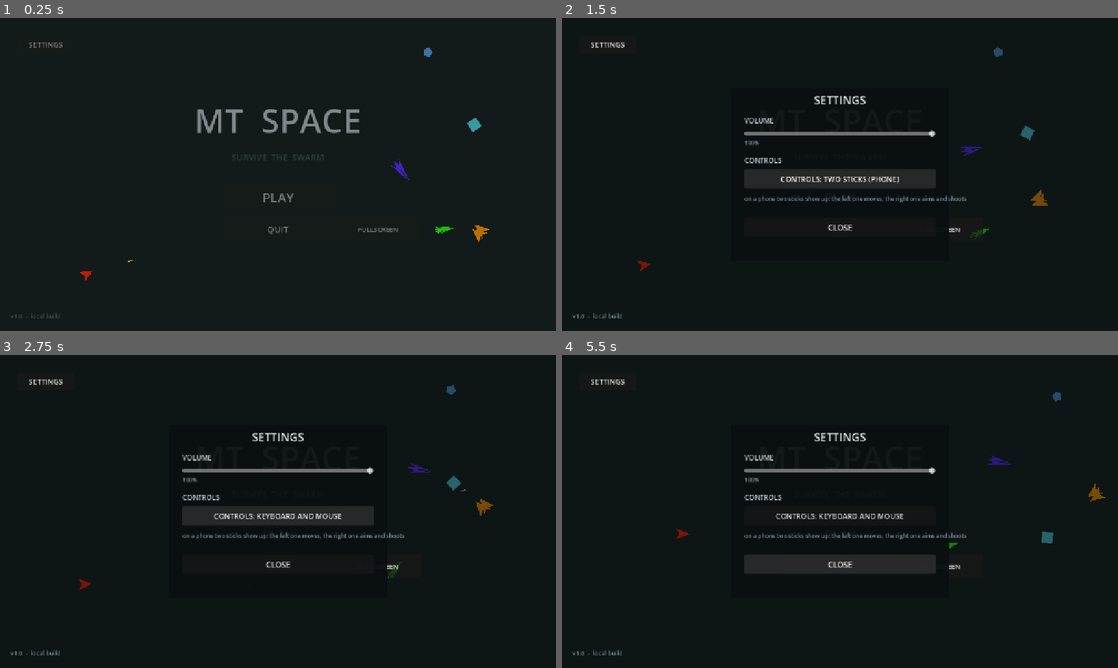
Above: before the commit, frames 1-4 (two rows, left to right).
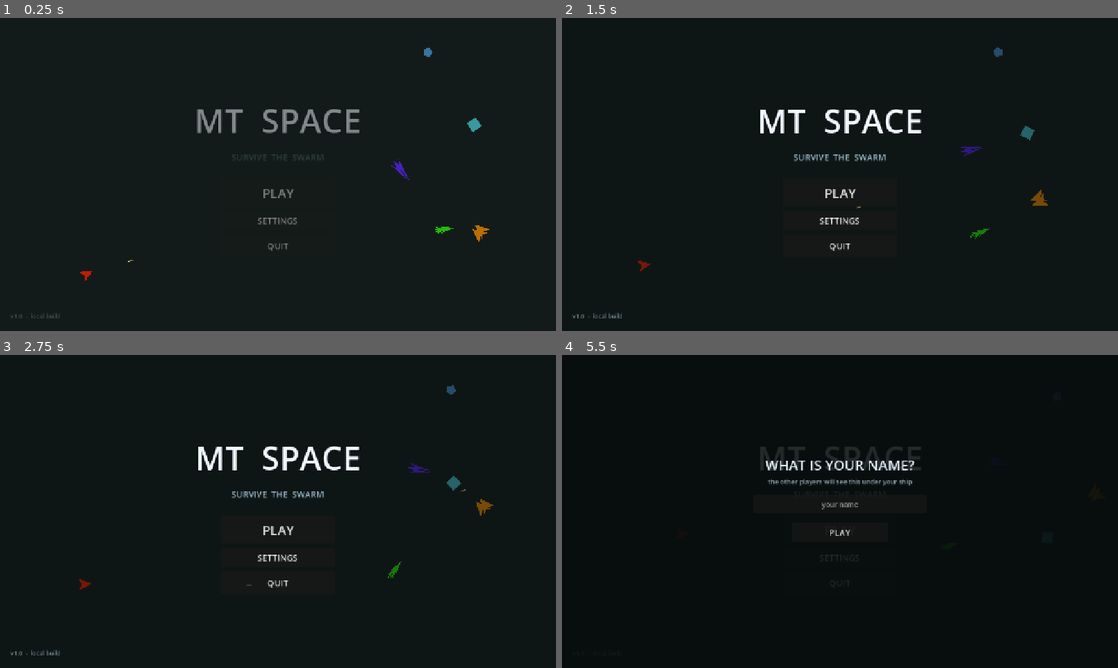
Above: after the commit, the same moments.

Repository: lmt1102011/MT-Space
Game: Godot game, scene res://scenes/menu.tscn
Two runs of this game, one before a commit and one after it. Both use one fixed random seed, a clock stepped at 60 frames per second and the inputs below.
Inputs (mouse positions are in pixels of both pictures, inside the frame that each line leads up to):
- Up to frame 1 (0.25 s): no input
- Up to frame 2 (1.5 s): click "SETTINGS" at 0.5 s; click (840, 177) at 1.25 s, where only the run before the commit has a clickable "CONTROLS: KEYBOARD AND MOUSE"
- Up to frame 3 (2.75 s): click (278, 514) at 2 s, where only the run before the commit has a clickable "CONTROLS: TWO STICKS (PHONE)"
- Up to frame 4 (5.5 s): click "PLAY" at 2.75 s; click "PLAY" at 3.5 s; move the mouse to (962, 495) at 4.27 s; press the mouse at (962, 495) at 4.28 s; hold D (move_right) 4.28-5 s; release the mouse at (962, 495) at 5 s; drag from (728, 527) to (812, 574) at 5.02 s

The runs differ from the first frame. In frame 1, 0.4% of the frame differs, in the area x 5-72%, y 7-75%; in frame 2, 2.9%; in frame 3, 2.9%; in frame 4, 4.5%, in the area x 1-98%, y 7-96%.

Commit message:
the website is a landing page now, with an update button
- the site shows the game with two download buttons, one for the
  computer and one for the phone
- the pictures of the game are short movies, they move
- when there is a new version a button shows up, the player presses it
  and the old files are thrown away, the same way an app updates

Diff:
--- a/scenes/main.tscn
+++ b/scenes/main.tscn
@@ -373,6 +373,22 @@
 horizontal_alignment = 1
 vertical_alignment = 1
 
+[node name="UpdateButton" type="Button" parent="HUD"]
+visible = false
+anchors_preset = 7
+anchor_left = 0.5
+anchor_top = 0.0
+anchor_right = 0.5
+anchor_bottom = 0.0
+offset_left = -130.0
+offset_top = 66.0
+offset_right = 130.0
+offset_bottom = 104.0
+grow_horizontal = 2
+theme_override_colors/font_color = Color(0.04, 0.07, 0.09, 1)
+theme_override_font_sizes/font_size = 15
+text = "NEW VERSION - UPDATE"
+
 [node name="XpBar" type="Control" parent="HUD"]
 anchor_left = 0.5
 anchor_top = 1.0
--- a/scenes/menu.tscn
+++ b/scenes/menu.tscn
@@ -63,13 +63,27 @@
 anchor_right = 0.5
 anchor_bottom = 0.5
 offset_left = -130.0
-offset_top = 20.0
+offset_top = 10.0
 offset_right = 130.0
-offset_bottom = 84.0
+offset_bottom = 74.0
 grow_horizontal = 2
 grow_vertical = 2
 theme_override_font_sizes/font_size = 30
 text = "PLAY"
+
+[node name="SettingsButton" type="Button" parent="UI"]
+anchor_left = 0.5
+anchor_top = 0.5
+anchor_right = 0.5
+anchor_bottom = 0.5
+offset_left = -130.0
+offset_top = 84.0
+offset_right = 130.0
+offset_bottom = 128.0
+grow_horizontal = 2
+grow_vertical = 2
+theme_override_font_sizes/font_size = 20
+text = "SETTINGS"
 
 [node name="QuitButton" type="Button" parent="UI"]
 anchor_left = 0.5
@@ -77,27 +91,13 @@
 anchor_right = 0.5
 anchor_bottom = 0.5
 offset_left = -130.0
-offset_top = 100.0
+offset_top = 138.0
 offset_right = 130.0
-offset_bottom = 152.0
+offset_bottom = 190.0
 grow_horizontal = 2
 grow_vertical = 2
 theme_override_font_sizes/font_size = 20
 text = "QUIT"
-
-[node name="FullscreenButton" type="Button" parent="UI"]
-anchor_left = 0.5
-anchor_top = 0.5
-anchor_right = 0.5
-anchor_bottom = 0.5
-offset_left = 130.0
-offset_top = 100.0
-offset_right = 330.0
-offset_bottom = 152.0
-grow_horizontal = 2
-grow_vertical = 2
-theme_override_font_sizes/font_size = 15
-text = "FULLSCREEN"
 
 [node name="Version" type="Label" parent="UI"]
 anchor_top = 1.0
@@ -111,16 +111,6 @@
 theme_override_font_sizes/font_size = 14
 theme_override_colors/font_color = Color(0.45, 0.52, 0.56, 1)
 text = "v1.0  -  local build"
-
-[node name="SettingsButton" type="Button" parent="UI"]
-anchor_bottom = 0.0
-offset_left = 40.0
-offset_top = 40.0
-offset_right = 172.0
-offset_bottom = 82.0
-grow_vertical = 2
-theme_override_font_sizes/font_size = 17
-text = "SETTINGS"
 
 [node name="SettingsPanel" type="Control" parent="UI"]
 anchor_left = 0.5
@@ -180,38 +170,10 @@
 theme_override_colors/font_color = Color(0.55, 0.62, 0.66, 1)
 text = "100%"
 
-[node name="ModeLabel" type="Label" parent="UI/SettingsPanel"]
-offset_left = 30.0
-offset_top = 156.0
-offset_right = 470.0
-offset_bottom = 182.0
-theme_override_font_sizes/font_size = 16
-theme_override_colors/font_color = Color(0.75, 0.8, 0.82, 1)
-text = "CONTROLS"
-
-[node name="ModeButton" type="Button" parent="UI/SettingsPanel"]
-offset_left = 30.0
-offset_top = 188.0
-offset_right = 470.0
-offset_bottom = 232.0
-theme_override_font_sizes/font_size = 17
-text = "CONTROLS: KEYBOARD AND MOUSE"
-
-[node name="ModeHint" type="Label" parent="UI/SettingsPanel"]
-offset_left = 30.0
-offset_top = 236.0
-offset_right = 470.0
-offset_bottom = 276.0
-theme_override_font_sizes/font_size = 13
-theme_override_colors/font_color = Color(0.5, 0.57, 0.61, 1)
-text = "on a phone two sticks show up: the left one moves, the right one aims and shoots"
-horizontal_alignment = 1
-vertical_alignment = 1
-
 [node name="CloseButton" type="Button" parent="UI/SettingsPanel"]
 offset_left = 30.0
-offset_top = 300.0
+offset_top = 200.0
 offset_right = 470.0
-offset_bottom = 344.0
+offset_bottom = 248.0
 theme_override_font_sizes/font_size = 18
 text = "CLOSE"
--- a/scripts/game.gd
+++ b/scripts/game.gd
@@ -122,7 +122,15 @@
 
 func set_control_mode(mode: int) -> void:
 	control_mode = CONTROL_MOBILE if mode == CONTROL_MOBILE else CONTROL_PC
-	_save_settings()
+
+
+# The controls are picked by the device the game runs on: a phone gets the
+# two sticks, a computer the keyboard.
+func _detect_control_mode() -> void:
+	if DisplayServer.is_touchscreen_available():
+		control_mode = CONTROL_MOBILE
+	else:
+		control_mode = CONTROL_PC
 
 
 # The settings are kept, so the player does not have to do it again.
@@ -132,17 +140,15 @@
 func _load_settings() -> void:
 	var cfg := ConfigFile.new()
 	if cfg.load(SETTINGS_PATH) != OK:
+		_detect_control_mode()
 		return
 	SfxLib.master_volume = clampf(float(cfg.get_value("audio", "volume", 1.0)), 0.0, 1.0)
-	control_mode = int(cfg.get_value("game", "control_mode", CONTROL_PC))
-	if control_mode != CONTROL_MOBILE:
-		control_mode = CONTROL_PC
+	_detect_control_mode()
 
 
 func _save_settings() -> void:
 	var cfg := ConfigFile.new()
 	cfg.set_value("audio", "volume", SfxLib.master_volume)
-	cfg.set_value("game", "control_mode", control_mode)
 	cfg.save(SETTINGS_PATH)
 
 
--- a/scripts/hud.gd
+++ b/scripts/hud.gd
@@ -15,6 +15,7 @@
 @onready var _settings_close: Button = $SettingsPanel/CloseButton
 @onready var _settings_quit: Button = $SettingsPanel/QuitButton
 @onready var _spectate_label: Label = $SpectateLabel
+@onready var _update_btn: Button = $UpdateButton
 
 var _countdown: int = 0
 
@@ -31,6 +32,9 @@
 	Game.game_over.connect(_on_game_over)
 	Game.card_collected.connect(show_card_reward)
 	Game.spectate_changed.connect(_on_spectate_changed)
+	Web.update_available.connect(_on_update_available)
+	if _update_btn:
+		_update_btn.pressed.connect(_on_update_pressed)
 	var spawner := get_node_or_null("../Spawner")
 	if spawner:
 		spawner.wave_cleared_text.connect(_on_wave_cleared)
@@ -91,6 +95,18 @@
 	_spectate_label.visible = true
 
 
+# A new version is up there, the button shows up.
+func _on_update_available(_version: String) -> void:
+	if _update_btn:
+		_update_btn.visible = true
+
+
+func _on_update_pressed() -> void:
+	Game.sfx("click", -12.0, 0.95, 1.05)
+	# the old files are thrown away and the page starts again with the new ones
+	Web.apply_update()
+
+
 func _unhandled_input(event: InputEvent) -> void:
 	# F11 is the usual key for fullscreen
 	if event is InputEventKey and event.pressed and not event.echo:
--- a/scripts/menu.gd
+++ b/scripts/menu.gd
@@ -5,28 +5,27 @@
 @onready var _ui: Control = $UI
 @onready var _play_btn: Button = $UI/PlayButton
 @onready var _quit_btn: Button = $UI/QuitButton
-@onready var _full_btn: Button = $UI/FullscreenButton
 @onready var _title: Label = $UI/Title
 @onready var _subtitle: Label = $UI/Subtitle
 @onready var _settings_btn: Button = $UI/SettingsButton
 @onready var _settings_panel: Control = $UI/SettingsPanel
 @onready var _volume_slider: HSlider = $UI/SettingsPanel/VolumeSlider
 @onready var _volume_value: Label = $UI/SettingsPanel/VolumeValue
-@onready var _mode_btn: Button = $UI/SettingsPanel/ModeButton
 @onready var _settings_close: Button = $UI/SettingsPanel/CloseButton
 
 
 func _ready() -> void:
 	_play_btn.pressed.connect(_on_play)
 	_quit_btn.pressed.connect(_on_quit)
-	_full_btn.pressed.connect(_on_fullscreen)
 	_settings_btn.pressed.connect(_on_settings_pressed)
 	_settings_close.pressed.connect(_on_settings_close)
-	_mode_btn.pressed.connect(_on_toggle_mode)
 	_volume_slider.value = Game.get_master_volume()
 	_volume_slider.value_changed.connect(_on_volume_changed)
 	_on_volume_changed(_volume_slider.value)
-	_refresh_mode_text()
+	# a link can ask for the game right away, that is handy for the website
+	if _wants_to_play_now():
+		_start_game()
+		return
 	# gentle fade in (fade the Control, a CanvasLayer has no modulate)
 	_ui.modulate.a = 0.0
 	var tw := create_tween()
@@ -44,6 +43,22 @@
 	prompt.name_chosen.connect(_on_named)
 
 
+# True when the address of the page asks for the game right away.
+func _wants_to_play_now() -> bool:
+	if not Web.is_web():
+		return false
+	if not ClassDB.class_exists("JavaScriptBridge"):
+		return false
+	var js := "new URLSearchParams(window.location.search).get('play')"
+	return str(JavaScriptBridge.eval(js, true)) == "1"
+
+
+# Straight into the game, without asking for a name.
+func _start_game() -> void:
+	Net.player_name = "PLAYER"
+	get_tree().change_scene_to_file("res://scenes/main.tscn")
+
+
 func _on_named(_name: String) -> void:
 	get_tree().change_scene_to_file("res://scenes/lobby.tscn")
 
@@ -51,16 +66,6 @@
 func _on_quit() -> void:
 	Game.sfx("click", -10.0, 0.95, 1.05)
 	get_tree().quit()
-
-
-func _on_fullscreen() -> void:
-	Game.sfx("click", -10.0, 0.95, 1.05)
-	Web.toggle_fullscreen()
-	_refresh_fullscreen_text()
-
-
-func _refresh_fullscreen_text() -> void:
-	_full_btn.text = "WINDOW" if Web.is_fullscreen() else "FULLSCREEN"
 
 
 # --- the settings ----------------------------------------------------------
@@ -79,25 +84,11 @@
 	_volume_value.text = "%d%%" % int(round(value * 100.0))
 
 
-# The player picks between the keyboard and the two sticks of a phone.
-func _on_toggle_mode() -> void:
-	Game.sfx("click", -10.0, 0.95, 1.05)
-	if Game.is_mobile_mode():
-		Game.set_control_mode(Game.CONTROL_PC)
-	else:
-		Game.set_control_mode(Game.CONTROL_MOBILE)
-	_refresh_mode_text()
-
-
-func _refresh_mode_text() -> void:
-	_mode_btn.text = "CONTROLS: TWO STICKS (PHONE)" if Game.is_mobile_mode() \
-		else "CONTROLS: KEYBOARD AND MOUSE"
-
-
 func _unhandled_input(event: InputEvent) -> void:
 	# F11 is the usual key for fullscreen
 	if event is InputEventKey and event.pressed and not event.echo:
 		var key := event as InputEventKey
 		if key.physical_keycode == KEY_F11:
-			_on_fullscreen()
+			Game.sfx("click", -10.0, 0.95, 1.05)
+			Web.toggle_fullscreen()
 			get_viewport().set_input_as_handled()
--- a/scripts/web.gd
+++ b/scripts/web.gd
@@ -5,6 +5,9 @@
 # The desktop build has a real window, so the fullscreen button asks the
 # window manager. In a browser the page itself has to go fullscreen, which
 # only the page can do, so the request goes through the javascript bridge.
+
+# a new version is up there, the player can update
+signal update_available(version: String)
 
 # the file on the server that says which version is up there
 const REMOTE_VERSION := "version.txt"
@@ -119,8 +122,18 @@
 			return
 	if remote == mine:
 		return
-	print("[web] a new version is up there: ", remote, " - reloading")
-	_reload_page()
+	# a new version is up there: the button shows up, the player decides
+	print("[web] a new version is up there: ", remote)
+	update_available.emit(remote)
+	_show_update_button(remote)
+
+
+# Shows the button that updates the game.
+func _show_update_button(version: String) -> void:
+	if not ClassDB.class_exists("JavaScriptBridge"):
+		return
+	var js := "(function(){ if (window.showUpdateButton) { window.showUpdateButton('%s'); } })();" % version
+	JavaScriptBridge.eval(js, true)
 
 
 func _process(delta: float) -> void:
@@ -177,10 +190,11 @@
 	JavaScriptBridge.eval(js, true)
 
 
-func _reload_page() -> void:
-	if not ClassDB.class_exists("JavaScriptBridge"):
-		return
-	# the old files have to go, otherwise the page starts the old build again
+# Throws the old files away and starts the page again, so the new build is
+# used. The player presses the button, so nothing changes while they play.
+func apply_update() -> void:
+	if not ClassDB.class_exists("JavaScriptBridge"):
+		return
 	var js := """
 	(async function() {
 		try {
@@ -194,7 +208,7 @@
 			}
 			try { window.localStorage.removeItem('mt_space_version'); } catch (e) { }
 		} catch (e) { }
-		window.location.reload(true);
-	})();
-	"""
-	JavaScriptBridge.eval(js, true)
+		window.location.replace(window.location.pathname + '?v=' + Date.now());
+	})();
+	"""
+	JavaScriptBridge.eval(js, true)
Not shown, changed: export_presets.cfg
Not shown, added: scripts/ghost.gd.uid
Not shown, added: site/.gdignore
Binary file added: site/thumbs/game.webp
Binary file added: site/thumbs/menu.webp
Not shown, added: tools/settingscheck.gd.uid
Not shown, added: tools/wsclient.gd.uid
Not shown, added: tools/wshost.gd.uid
Not shown, changed: .github/workflows/build-web.yml
Not shown, added: site/index.html
Not shown, added: tools/makeanim.py
Not shown, added: tools/record.js
(and 3 more such lines)
